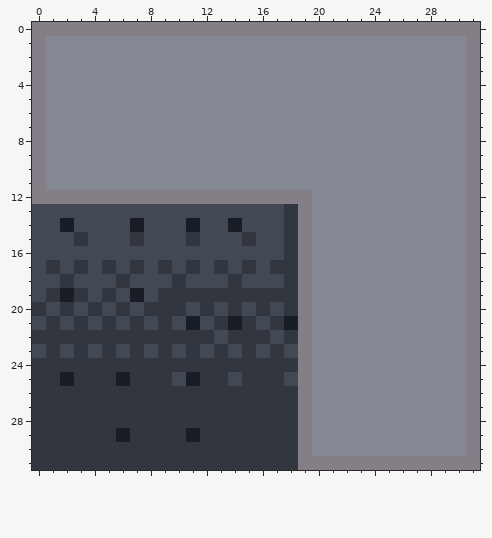
One commit to this pixel-art sprite: Assets/Sprites/level/edge-ship/wall_corner_right_up.png. That is the earlier state.
The file is 32x32 pixels. Colours within 5 levels of each other are drawn and written as one.
New version:
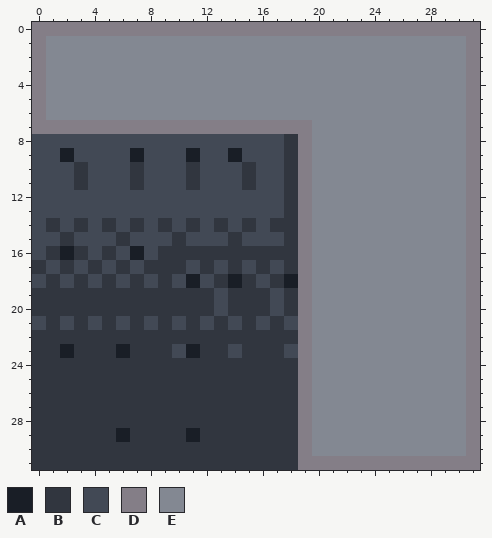
Palette (. is transparent): A #191e26  B #31363f  C #424955  D #847e87  E #838892
Difference:
y 7: x 1..19 EEEEEEEEEEEEEEEEEEE -> DDDDDDDDDDDDDDDDDDD
y 8: x 0..19 DEEEEEEEEEEEEEEEEEEE -> CCCCCCCCCCCCCCCCCCBD
y 9: x 0..19 DEEEEEEEEEEEEEEEEEEE -> CCACCCCACCCACCACCCBD
y 10..11: x 0..19 DEEEEEEEEEEEEEEEEEEE -> CCCBCCCBCCCBCCCBCCBD
y 12: x 0..18 DDDDDDDDDDDDDDDDDDD -> CCCCCCCCCCCCCCCCCCB
y 14: x 1..3 CAC -> BCB; x 5 C -> B; x 7 A -> B; x 9 C -> B; x 11 A -> B; x 13..15 CAC -> BCB; x 17 C -> B
y 15: x 2..3 CB -> BC; x 6..7 CB -> BC; x 10..11 CB -> BC; x 14..15 CB -> BC
y 16: x 1..3 CCC -> BAB; x 5 C -> B; x 7 C -> A; x 9..17 CCCCCCCCC -> BBBBBBBBB
y 17: x 0..8 CBCBCBCBC -> BCBCBCBCB; x 10..17 CBCBCBCB -> BCBCBCBC
y 18: x 1..3 CBC -> BCB; x 5..7 CBC -> BCB; x 9..11 CBC -> BCA; x 13..15 CBC -> BAB; x 17..18 CB -> BA
y 19: x 0 C -> B; x 2 A -> B; x 4 C -> B; x 6..8 CAC -> BBB; x 13 B -> C; x 17 B -> C
y 20: x 1 C -> B; x 3 C -> B; x 5 C -> B; x 7 C -> B; x 11 C -> B; x 15 C -> B
y 21: x 11 A -> B; x 14 A -> C; x 18 A -> C
y 22: x 13 C -> B; x 17 C -> B
y 23: x 0 C -> B; x 2 C -> A; x 4 C -> B; x 6 C -> A; x 8 C -> B; x 11..12 BC -> AB; x 16 C -> B
y 25: x 2 A -> B; x 6 A -> B; x 10..11 CA -> BB; x 14 C -> B; x 18 C -> B
Changed places in both pictures, as pixel boxes (x1, y1, x2, y2):
changed: (32, 120, 312, 386)
